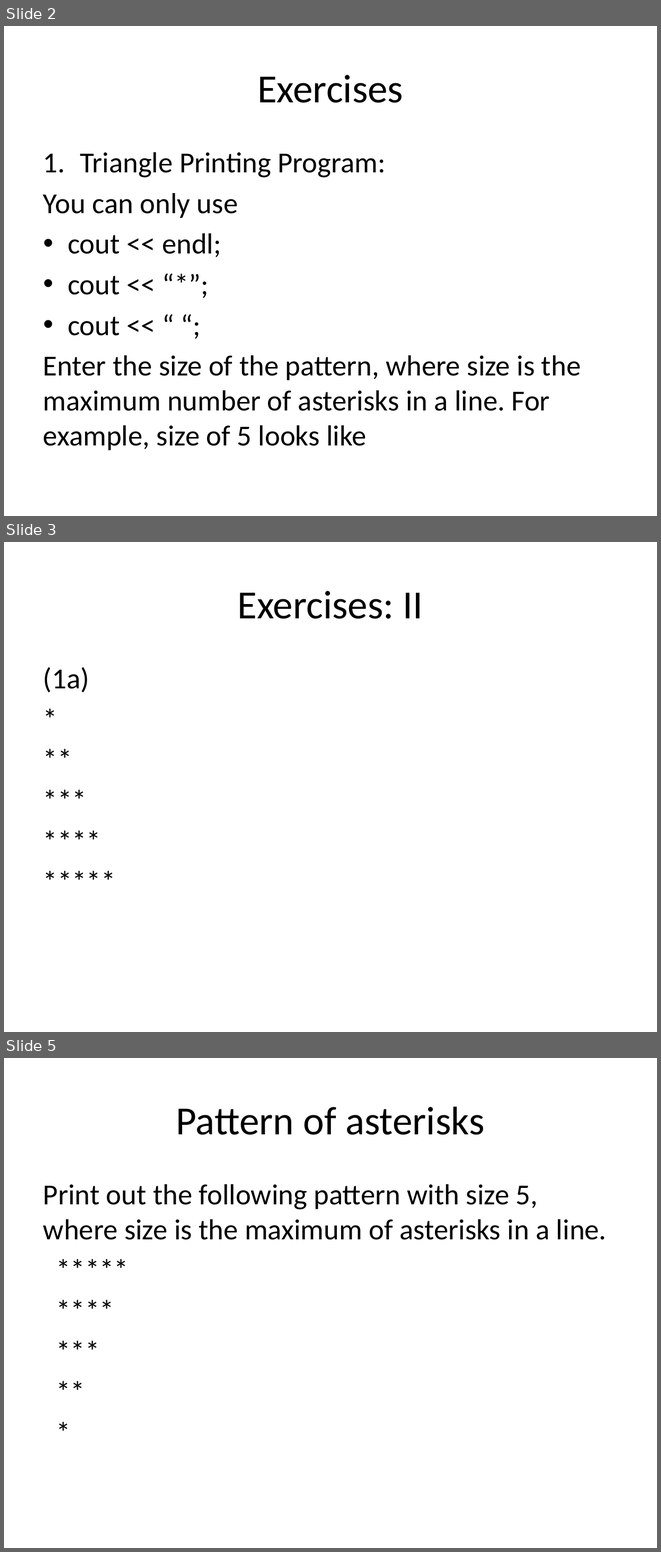
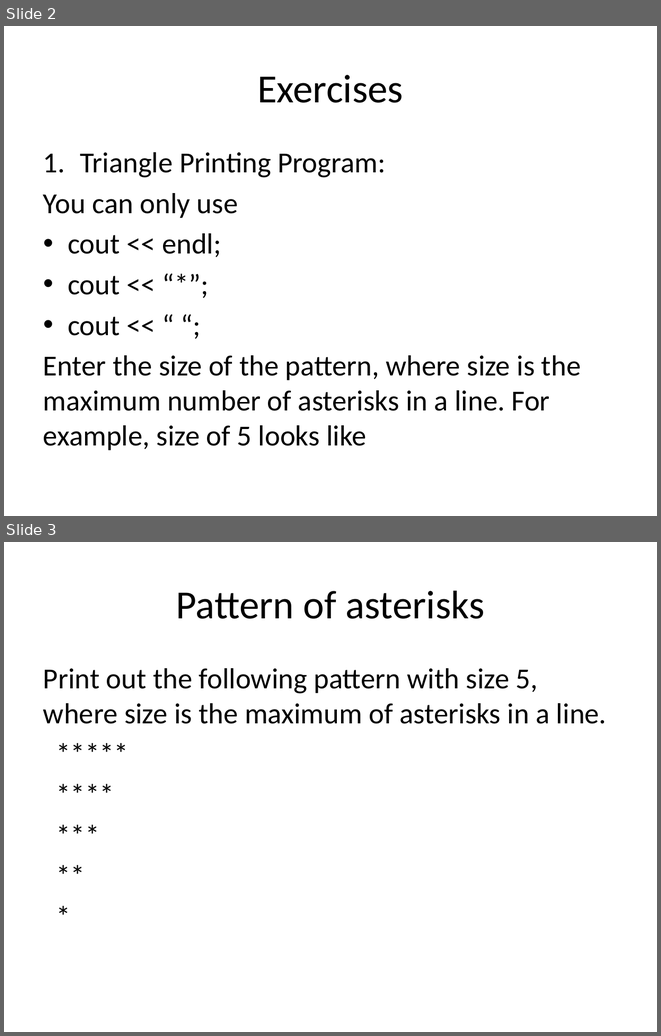
Before and after one commit to tong-yee/tong-yee.github.io, a slide deck: 135/slides/ch04/asterisk_pattern.pptx. Shown one above the other, each under a label of ours: slides 2, 3 and 5 before the commit, slides 2 and 3 after it; the slides between them are not shown. The pictures are 661x1552 and 661x1036 pixels, drawn with LibreOffice and Linux fonts; fonts in the diff are those of the drawing. Boxes give left, top, right and bottom in pixels: in the first picture for what was removed or moved away, otherwise in the second. Text is boxed around its words. In the diff, an @@ line names an element or a change of style, - is before the commit and + after.

```diff
--- a/135/slides/ch04/asterisk_pattern.pptx
+++ b/135/slides/ch04/asterisk_pattern.pptx
@@ slide 3 removed at <box>4,542,657,1032</box>, background #FFFFFF @@
@@ title removed at <box>238,591,423,619</box> @@
-Exercises: II
@@ text removed at <box>43,667,89,693</box> @@
-(1a)
-*
-**
-***
-****
-*****
@@ what was slide 5 is now slide 3 @@
```
Also in this commit, not shown: 12 slides changed, 6 slides added, 1 other slide removed, 24 other files.
